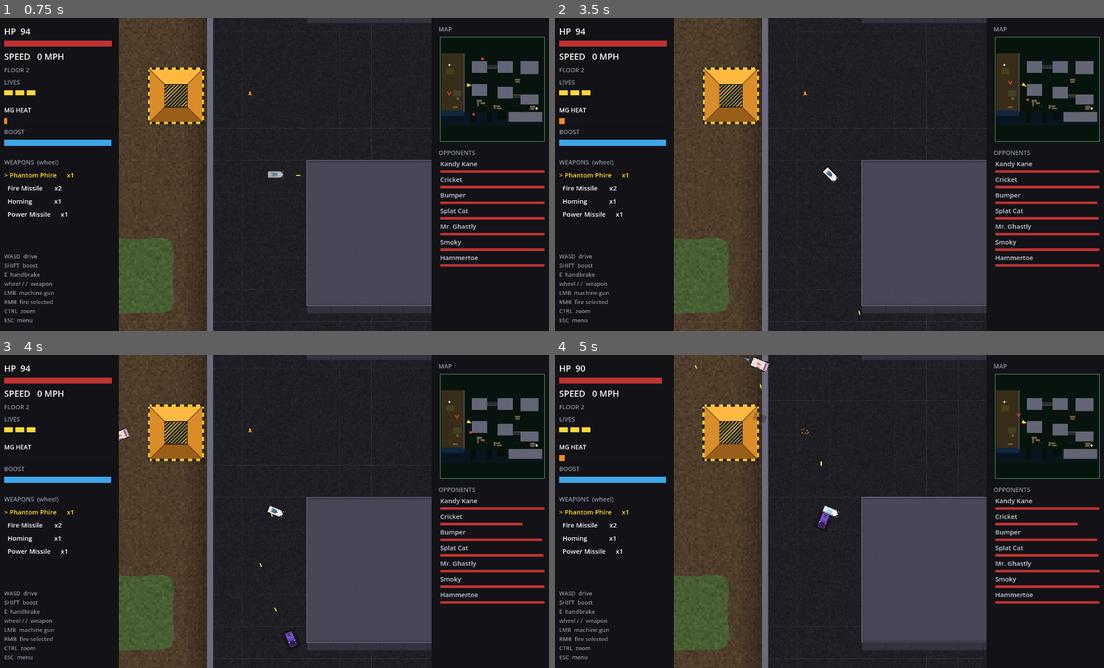
Above: before the commit, frames 1-4 (two rows, left to right).
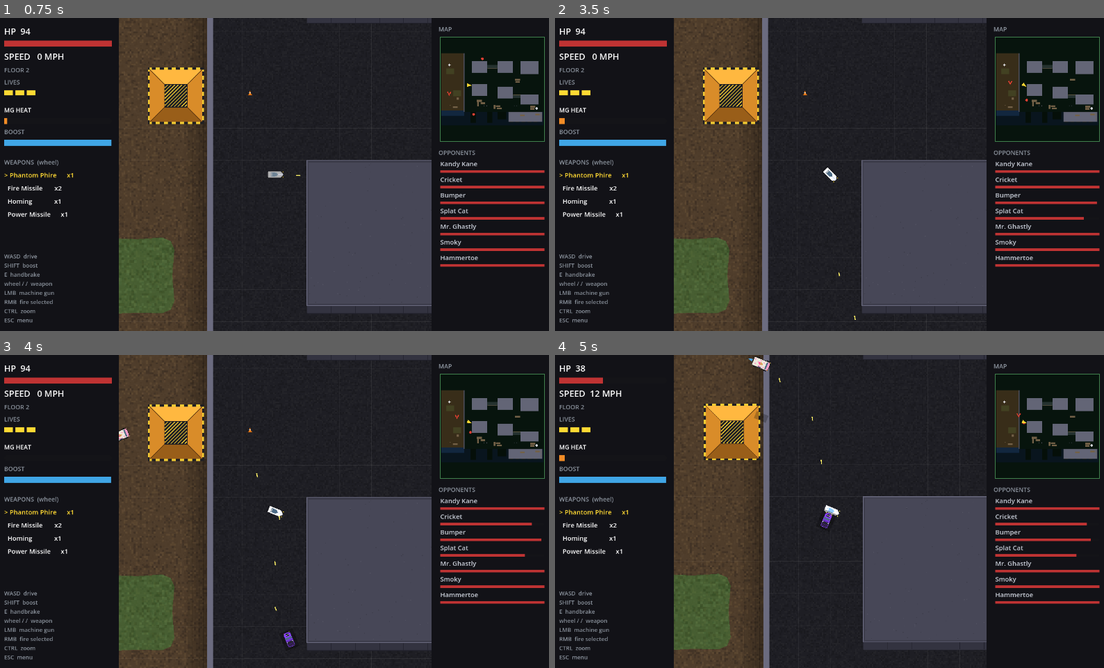
Above: after the commit, the same moments.

Repository: b3p3k0/bentchrome
Game: Godot game, scene res://levels/dock/dock.tscn
Same seed, same stepped clock (60 frames per second), same inputs: the game is played once before the commit and once after it. This scene is started directly instead of the project's main scene.
Inputs (mouse positions are in pixels of both pictures, inside the frame that each line leads up to):
- Up to frame 1 (0.75 s): tap Enter (select_confirm) at 0.5 s; move the mouse to (395, 158) at 0.52 s; hold D (move_right) from 0.53 s (still down); tap Shift (boost) at 0.6 s; click (395, 158) at 0.67 s
- Up to frame 2 (3.5 s): tap Space at 0.77 s; release D (move_right) at 1.25 s; drag from (719, 190) to (620, 130) at 1.27 s; move the mouse to (884, 105) at 2.02 s; hold D (move_right) 2.03-2.75 s; click (884, 105) at 2.1 s; tap Shift (boost) at 2.3 s; drag from (802, 237) to (681, 274) at 2.77 s
- Up to frame 3 (4 s): move the mouse to (444, 558) at 3.52 s; hold A (move_left) from 3.53 s (still down); hold Enter (select_confirm) from 3.53 s (still down); tap Space at 3.77 s; tap Shift (boost) at 3.8 s
- Up to frame 4 (5 s): release A (move_left) at 4.25 s; release Enter (select_confirm) at 4.25 s; drag from (664, 464) to (961, 570) at 4.27 s

Frame 1 is identical in both runs. In frame 2, less than 0.1% of the frame differs, in the area x 51-99%, y 20-97%; in frame 3, 0.1%; in frame 4, 2.2%, in the area x 3-99%, y 0-100%.

Commit message:
Card 2: true ramps — the slope carries you, no wings required
The driveable floor transition arrives. FloorZones grow a ramp flag; the
FloorSensor reports whether the winning overlap is ramp surface (never
sticky — leaving the slope clears it); and the vehicle gains the one
carve-out from "up is landing-only": on ramp surface, floor changes adopt
at grade in BOTH directions — no hop, no fall bill. Side exits stay honest
(off the slope's edge is a real ledge drop, courtesy of the existing rule)
and jump landings on a slope resolve like anywhere else. The new Ramp node
authors the whole recipe in one line: two ramp-flagged halves, side rails
carrying both terraces' bits (street cars can't sideswipe into elevation),
and slope shading with up-chevrons painted over whatever terrain lies
beneath — grass ramp is a hill, snow ramp is a slippery climb, bare asphalt
is a parking-garage grade. Connector kind &"grade" documented (no boost,
can't whiff).

Co-Authored-By: Claude Fable 5 <noreply@anthropic.com>

Diff:
--- a/environment/floor_connector.gd
+++ b/environment/floor_connector.gd
@@ -2,14 +2,15 @@
 extends Node2D
 ## An authored floor-route marker for the AI navigator: "this spot takes you
 ## from from_floor to to_floor, entered driving along approach_dir". kind
-## &"jump" gets a boost run-up (launch pads need speed); &"edge" is just a lip
-## to drive off. Runtime-invisible — pure navigation metadata in the
-## floor_connectors group. The AI duck-types these (get()), never by class.
+## &"jump" gets a boost run-up (launch pads need speed); &"grade" is a
+## driveable ramp (no boost, can't whiff); &"edge" is just a lip to drive
+## off. Runtime-invisible — pure navigation metadata in the floor_connectors
+## group. The AI duck-types these (get()), never by class.
 
 @export var from_floor := 2
 @export var to_floor := 3
 @export var approach_dir := Vector2.RIGHT  # normalized at ready
-@export var kind: StringName = &"jump"     # &"jump" | &"edge"
+@export var kind: StringName = &"jump"     # &"jump" | &"grade" | &"edge"
 
 func _ready() -> void:
 	approach_dir = approach_dir.normalized() if approach_dir != Vector2.ZERO else Vector2.RIGHT
--- a/environment/floor_zone.gd
+++ b/environment/floor_zone.gd
@@ -8,6 +8,9 @@
 
 @export var floor_index := 1
 @export var size := Vector2(512, 512)
+@export var ramp := false  # driveable transition: cars grade to this zone's
+						   # floor at ground level, both directions — no hop,
+						   # no fall bill (see environment/ramp.gd)
 
 func _ready() -> void:
 	collision_layer = 256  # floor_tag channel — only FloorSensors listen
--- /dev/null
+++ b/environment/ramp.gd
@@ -0,0 +1,72 @@
+class_name Ramp
+extends Node2D
+## The DRIVEABLE floor transition — jump pads launch, ramps CLIMB. One node
+## builds the whole recipe at ready:
+##   - two ramp-flagged FloorZone halves (low half tags low_floor, high half
+##     high_floor): crossing the midline grades a car's floor over at ground
+##     level, both directions — no hop, no fall damage;
+##   - side rails along the HIGH half: thin statics carrying BOTH floors'
+##     bits, so a street car can't sideswipe into elevation (smash-proof by
+##     design — they're the geometry, not set dressing);
+##   - slope shading painted over whatever sits under the strip. Surface FEEL
+##     is composition: author a TerrainZone over the strip (grass = hill,
+##     snow = slippery climb, bare asphalt = parking-garage grade).
+## Local convention: the strip runs along local Y with the HIGH end at -y;
+## rotate the node to orient. size = (width, length). Duck-typed only —
+## never names Vehicle.
+
+const Floors := preload("res://game/floors.gd")
+const FloorZoneScene := preload("res://environment/floor_zone.tscn")
+const EDGE := Color(0.55, 0.55, 0.62)
+const CHEVRON := Color(0.95, 0.9, 0.6, 0.5)
+const SHADE_STEPS := 6
+const HILITE_A := 0.14  # extra light at the high end
+const SHADOW_A := 0.16  # extra dark at the low end
+const RAIL_W := 12.0
+
+@export var low_floor := 2
+@export var high_floor := 3
+@export var size := Vector2(192, 448)  # width x length (length along local y)
+
+func _ready() -> void:
+	for cfg in [{"floor": high_floor, "y": -size.y * 0.25}, {"floor": low_floor, "y": size.y * 0.25}]:
+		var zone := FloorZoneScene.instantiate()
+		zone.floor_index = cfg.floor
+		zone.ramp = true
+		zone.size = Vector2(size.x, size.y * 0.5)
+		zone.position = Vector2(0.0, cfg.y)
+		add_child(zone)
+	var rail_bits: int = 4 | Floors.floor_bit(low_floor) | Floors.floor_bit(high_floor)
+	for s in [-1.0, 1.0]:
+		var rail := StaticBody2D.new()
+		rail.collision_layer = rail_bits
+		rail.collision_mask = 0
+		rail.position = Vector2(s * (size.x * 0.5 + RAIL_W * 0.5 + 2.0), -size.y * 0.25)
+		var col := CollisionShape2D.new()
+		var shape := RectangleShape2D.new()
+		shape.size = Vector2(RAIL_W, size.y * 0.5)
+		col.shape = shape
+		rail.add_child(col)
+		add_child(rail)
+	queue_redraw()
+
+func _draw() -> void:
+	var half := size * 0.5
+	var step_h := size.y / SHADE_STEPS
+	for i in SHADE_STEPS:
+		var t := float(i) / float(SHADE_STEPS - 1)  # 0 = high end, 1 = low end
+		var band := Rect2(Vector2(-half.x, -half.y + i * step_h), Vector2(size.x, step_h + 1.0))
+		draw_rect(band, Color(1.0, 1.0, 1.0, HILITE_A * (1.0 - t)))
+		draw_rect(band, Color(0.0, 0.0, 0.0, SHADOW_A * t))
+	# Rail faces along the high half (the painted side of the invisible statics).
+	var rail_x := half.x + 2.0
+	draw_rect(Rect2(Vector2(-rail_x - RAIL_W, -half.y), Vector2(RAIL_W, size.y * 0.5)), EDGE)
+	draw_rect(Rect2(Vector2(rail_x, -half.y), Vector2(RAIL_W, size.y * 0.5)), EDGE)
+	draw_rect(Rect2(-half, size), EDGE, false, 2.0)
+	# Up-slope chevrons along the centerline.
+	var chevrons := maxi(int(size.y / 112.0), 2)
+	for i in chevrons:
+		var cy := -half.y + size.y * (float(i) + 0.5) / chevrons
+		draw_polyline(PackedVector2Array([
+			Vector2(-11.0, cy + 7.0), Vector2(0.0, cy - 7.0), Vector2(11.0, cy + 7.0),
+		]), CHEVRON, 3.0)
--- a/tests/test_floors.gd
+++ b/tests/test_floors.gd
@@ -148,6 +148,61 @@
 	t.check(f.car.vz > 0.0, "floors: the same-terrace jump pad launches")
 	_done(f)
 
+func test_driveable_ramp_grades_both_ways() -> void:
+	var f := _fixture([{"floor": 2, "pos": Vector2.ZERO, "size": Vector2(900, 900)}])
+	var ramp = load("res://environment/ramp.gd").new()
+	ramp.low_floor = 2
+	ramp.high_floor = 3
+	ramp.size = Vector2(200, 400)
+	ramp.rotation = PI / 2  # high end points +x
+	ramp.position = Vector2(600, 0)
+	f.container.add_child(ramp)
+	await _settle(3)
+	t.check(f.car.floor_index == 2, "ramp: car starts on the plate")
+	f.car.global_position = Vector2(500, 0)  # low half
+	await _settle(3)
+	t.check(f.car.floor_index == 2 and f.car.height == 0.0, "ramp: low half stays low, grounded")
+	f.car.global_position = Vector2(700, 0)  # high half
+	await _settle(3)
+	t.check(f.car.floor_index == 3, "ramp: climbs to the high floor at grade")
+	t.check(f.car.height == 0.0 and f.car.vz == 0.0, "ramp: no hop on the climb")
+	var health = f.car.get_node("Health")
+	t.check(health.hp >= health.max_hp, "ramp: grading costs nothing")
+	f.car.global_position = Vector2(500, 0)  # back down the slope
+	await _settle(3)
+	t.check(f.car.floor_index == 2 and f.car.height == 0.0, "ramp: descends at grade too")
+	# Side exit: from the high half straight onto the plain plate = ledge hop.
+	f.car.global_position = Vector2(700, 0)
+	await _settle(3)
+	f.car.global_position = Vector2(0, 0)
+	await _settle(3)
+	t.check(f.car.height > 0.0 or f.car.vz > 0.0, "ramp: off the side is a real drop")
+	await _settle(60)
+	t.check(f.car.floor_index == 2 and f.car.height == 0.0, "ramp: side drop lands on the plate")
+	_done(f)
+
+func test_ramp_node_builds_the_recipe() -> void:
+	var container := Node2D.new()
+	t.root.add_child(container)
+	var ramp = load("res://environment/ramp.gd").new()
+	ramp.low_floor = 2
+	ramp.high_floor = 3
+	container.add_child(ramp)
+	var zones := 0
+	var rails := 0
+	for child in ramp.get_children():
+		if child is Area2D and bool(child.get("ramp")):
+			zones += 1
+			t.check(int(child.floor_index) in [2, 3], "ramp node: half tags a real floor")
+		elif child is StaticBody2D:
+			rails += 1
+			t.check(child.collision_layer == (4 | 16 | 32),
+				"ramp node: rail blocks both terraces (got %d)" % child.collision_layer)
+	t.check(zones == 2, "ramp node: two ramp-flagged halves (got %d)" % zones)
+	t.check(rails == 2, "ramp node: two side rails (got %d)" % rails)
+	t.root.remove_child(container)
+	container.free()
+
 func test_no_zones_stays_legacy() -> void:
 	var f := _fixture([])
 	await _settle(3)
--- a/vehicles/floor_sensor.gd
+++ b/vehicles/floor_sensor.gd
@@ -6,6 +6,9 @@
 ## authoring is the mechanism, this tiebreak just absorbs seam slop.
 
 var current_floor := -1
+var on_ramp := false  # the CURRENT winning overlap is a driveable ramp half.
+					  # Never sticky: leaving all zones clears it, so a car
+					  # that drove off a ramp can't keep grade-adopting.
 
 func _ready() -> void:
 	area_entered.connect(_on_area_entered)
@@ -13,17 +16,27 @@
 
 func _on_area_entered(area: Area2D) -> void:
 	if area is FloorZone:
-		_rescan(area.floor_index)
+		_rescan(area.floor_index, area.ramp)
 
 func _on_area_exited(_area: Area2D) -> void:
-	_rescan(-1)
+	_rescan(-1, false)
 
-func _rescan(incoming: int) -> void:
+func _rescan(incoming: int, incoming_ramp: bool) -> void:
 	# `incoming` covers the enter-order race (the new area may not be in
 	# get_overlapping_areas() yet on the entered signal).
 	var best := incoming
+	var best_ramp := incoming_ramp
 	for area in get_overlapping_areas():
-		if area is FloorZone:
-			best = maxi(best, area.floor_index)
+		if not (area is FloorZone):
+			continue
+		var f: int = area.floor_index
+		if f > best:
+			best = f
+			best_ramp = area.ramp
+		elif f == best and area.ramp:
+			best_ramp = true  # equal-floor tie: standing on ramp surface wins
 	if best >= 1:
 		current_floor = best
+		on_ramp = best_ramp
+	else:
+		on_ramp = false  # sticky floor memory never carries the ramp flag
--- a/vehicles/vehicle.gd
+++ b/vehicles/vehicle.gd
@@ -309,6 +309,9 @@
 		return
 	if floor_index < 0:
 		_adopt_floor(sensed)
+	elif _floor_sensor.on_ramp and sensed != floor_index:
+		_adopt_floor(sensed)  # driveable ramp: grade over BOTH ways — no hop,
+							  # no fall bill; the slope carries you
 	elif sensed < floor_index:
 		pop_airborne(Floors.DROP_POP_VZ * float(floor_index - sensed))
 
Not shown, added: environment/ramp.gd.uid
